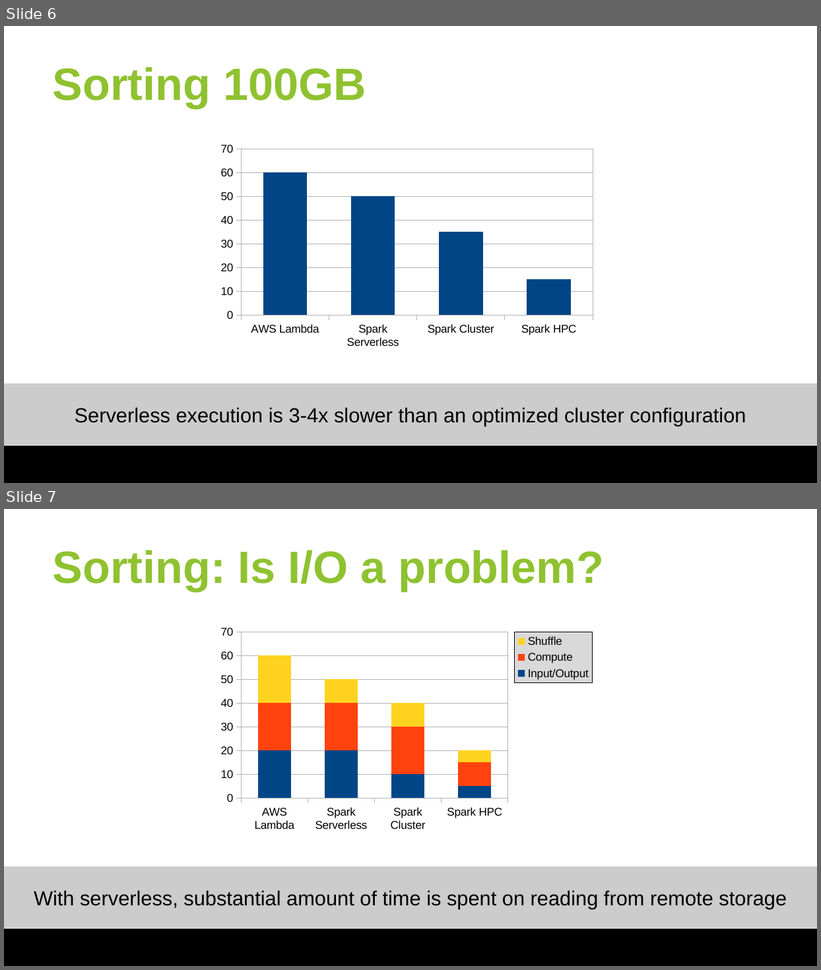
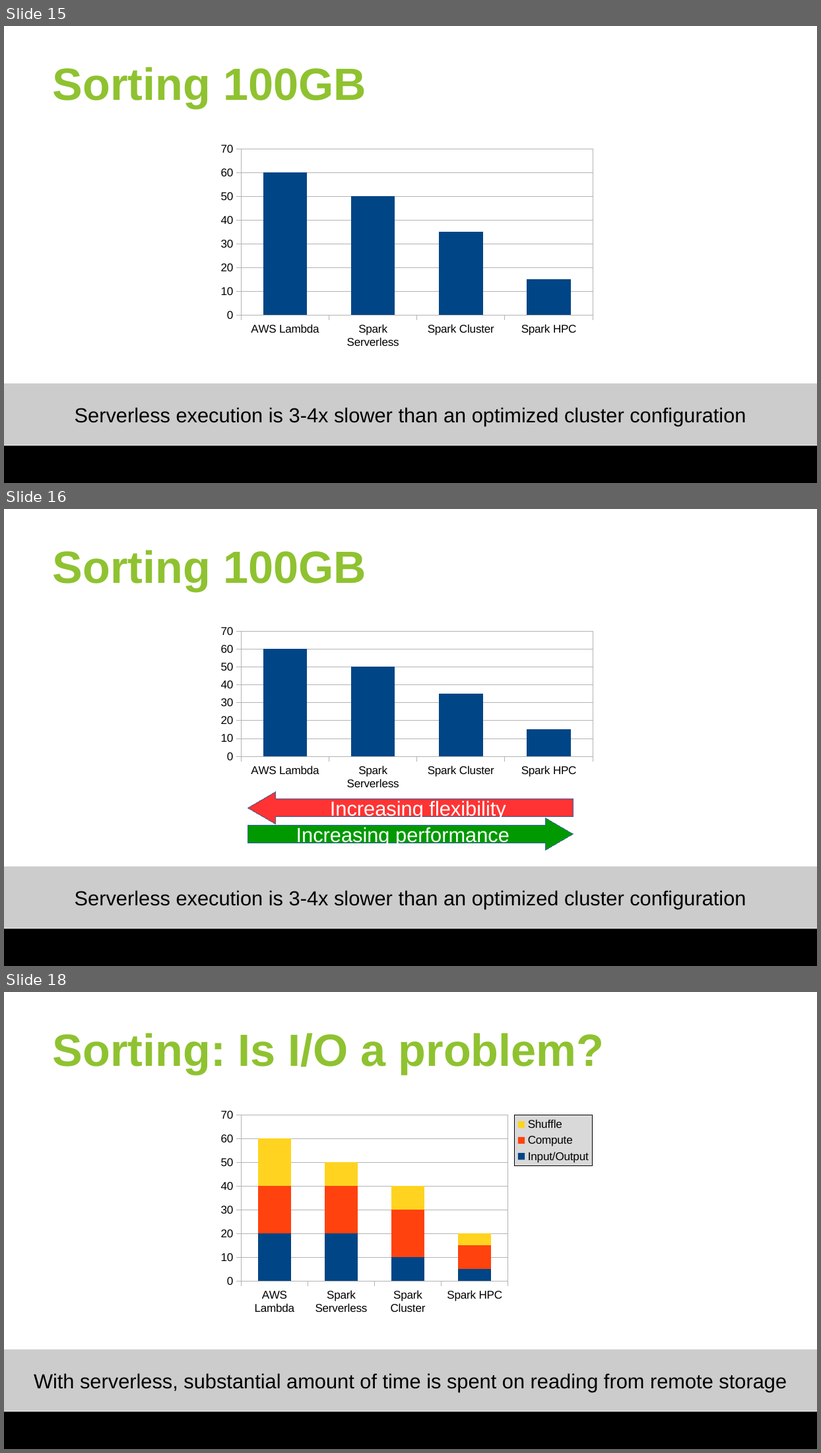
Before and after one commit to huangyibo/spark-summit-18, a slide deck: slides/spark-summit-18.odp. Shown one above the other, each under a label of ours: slides 6 and 7 before the commit, slides 15, 16 and 18 after it; the slides between them are not shown. The pictures are 821x970 and 821x1453 pixels, drawn with LibreOffice and Linux fonts; fonts in the diff are those of the drawing; background and template pictures are left out. Boxes give left, top, right and bottom in pixels: in the first picture for what was removed or moved away, otherwise in the second. Text is boxed around its words. In the diff, an @@ line names an element or a change of style, - is before the commit and + after.

```diff
--- a/slides/spark-summit-18.odp
+++ b/slides/spark-summit-18.odp
@@ slide 16 added at (4,509,817,966), background #FFFFFF; not listed: 1 template element that a slide beside it also shows @@
@@ title added at (53,550,366,591), 40 pt, text #8FC230, bold @@
+Sorting 100GB
@@ column chart added at (213,621,600,793) @@
+categories: AWS Lambda, Spark Serverless, Spark Cluster, Spark HPC
+Series 1: 60, 50, 35, 15
@@ left arrow added at (248,792,573,824), fill #FF3333, outline #3465A4 0 pt, 18 pt, text #FFFFFF @@
+Increasing flexibility
@@ left arrow added at (248,818,573,850), fill #009900, outline #3465A4 0 pt, 18 pt, text #FFFFFF @@
+Increasing performance
@@ rectangle added at (4,867,817,929), fill #CCCCCC, 18 pt, text #000000 @@
+Serverless execution is 3-4x slower than an optimized cluster configuration
@@ what was slide 6 is now slide 15 @@
@@ what was slide 7 is now slide 18 @@
```
Also in this commit, not shown: 2 slides changed, 3 other slides added.
